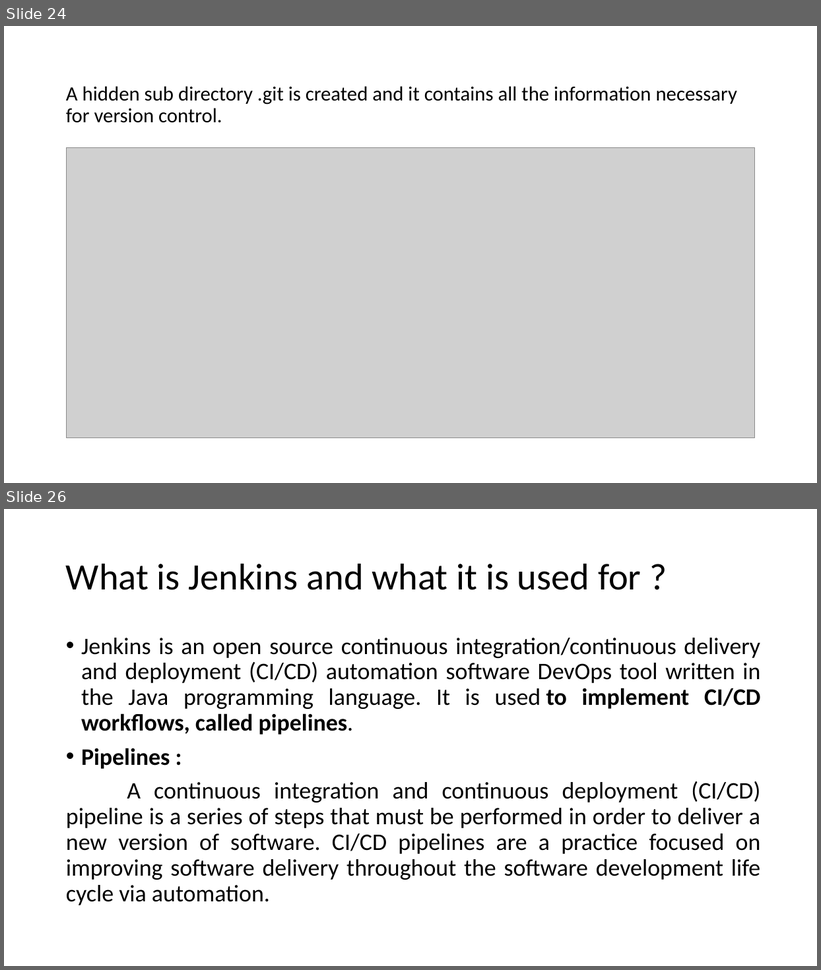
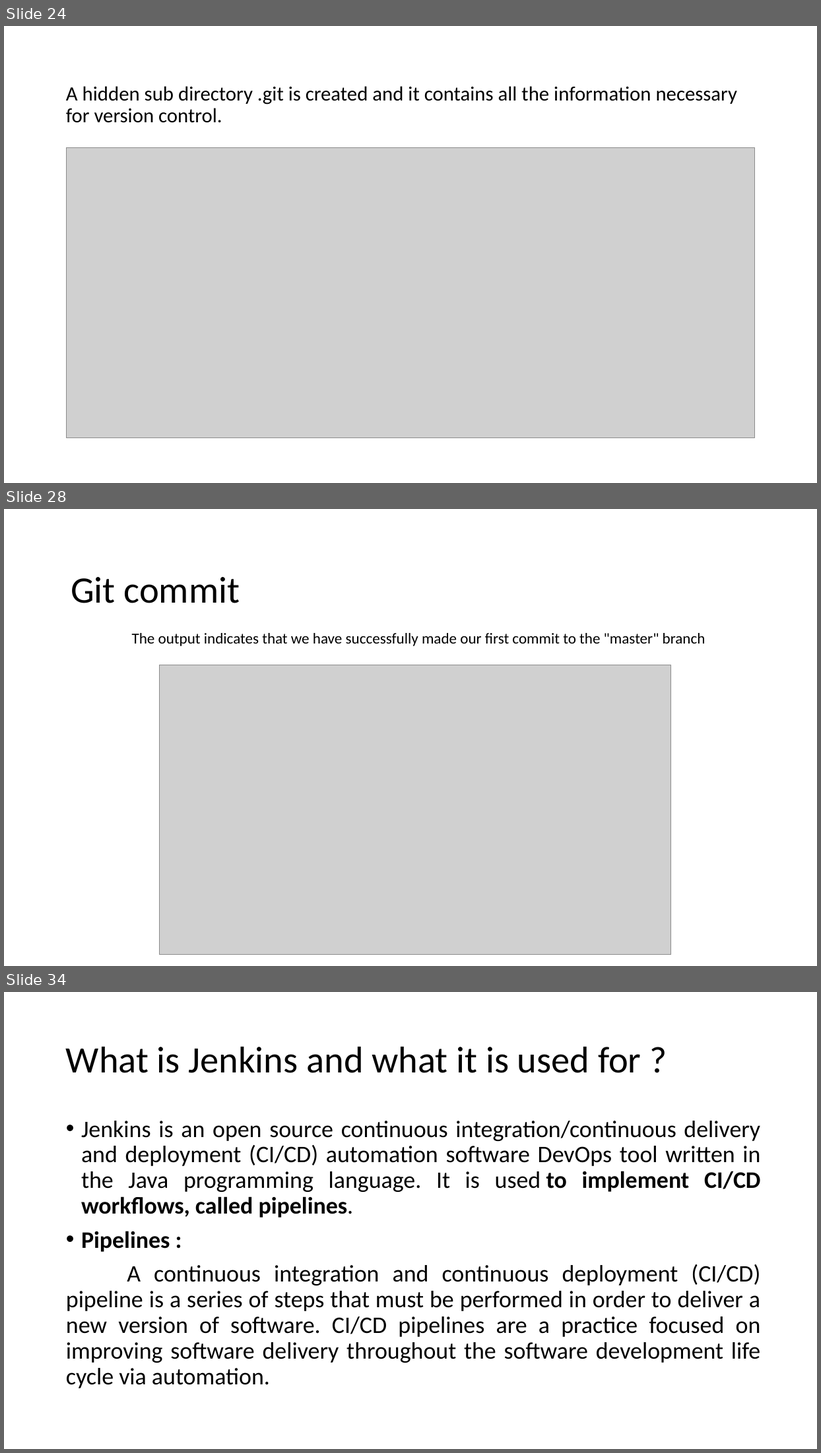
Before and after one commit to SkinnySyd/tutoGithub, a slide deck: Github-tuto.pptx. Shown one above the other, each under a label of ours: slides 24 and 26 before the commit, slides 24, 28 and 34 after it; the slides between them are not shown. The pictures are 821x970 and 821x1453 pixels, drawn with LibreOffice and Linux fonts; fonts in the diff are those of the drawing; grey boxes stand for pictures. Boxes give left, top, right and bottom in pixels: in the first picture for what was removed or moved away, otherwise in the second. Text is boxed around its words. In the diff, an @@ line names an element or a change of style, - is before the commit and + after.

```diff
--- a/Github-tuto.pptx
+++ b/Github-tuto.pptx
@@ slide 28 added at (x1=4, y1=509, x2=817, y2=966), background #FFFFFF @@
@@ title added at (x1=71, y1=577, x2=706, y2=646), 18 pt, text #000000 @@
+Git commit
+The output indicates that we have successfully made our first commit to the "master" branch
@@ picture added at (x1=160, y1=665, x2=671, y2=956) @@
@@ what was slide 26 is now slide 34 @@
```
Also in this commit, not shown: 1 slide changed, 7 other slides added.
